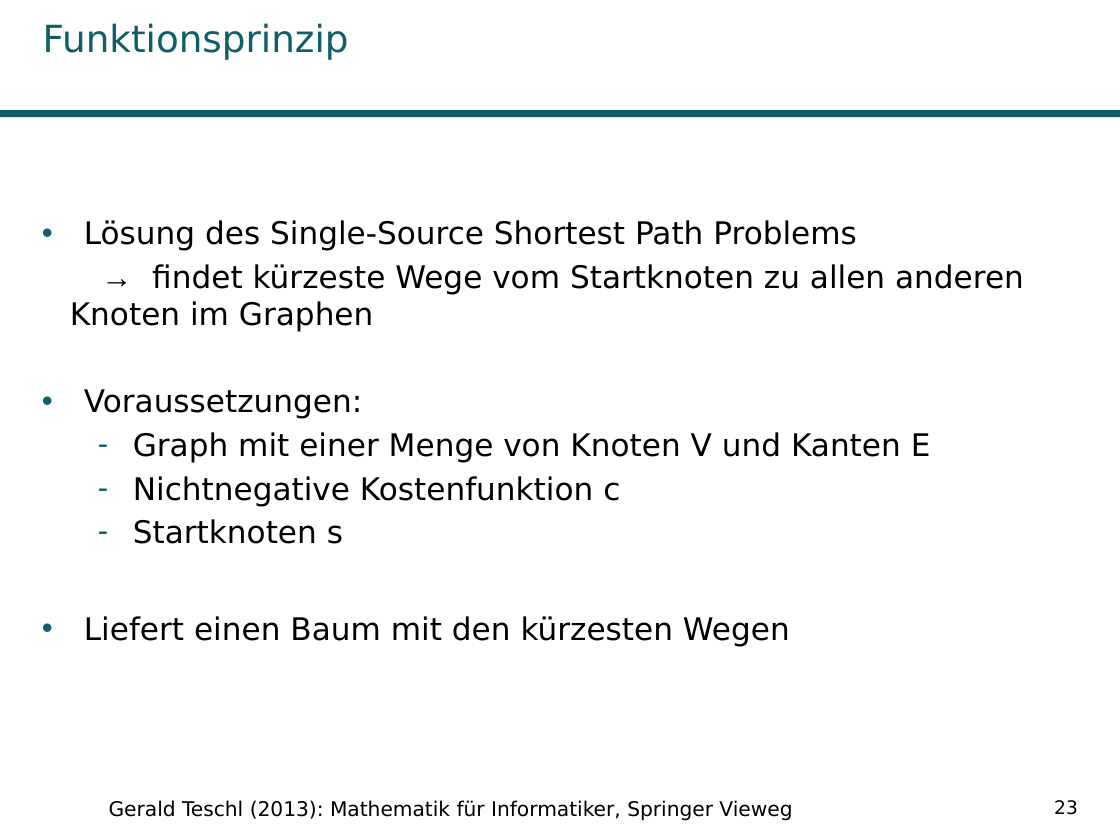
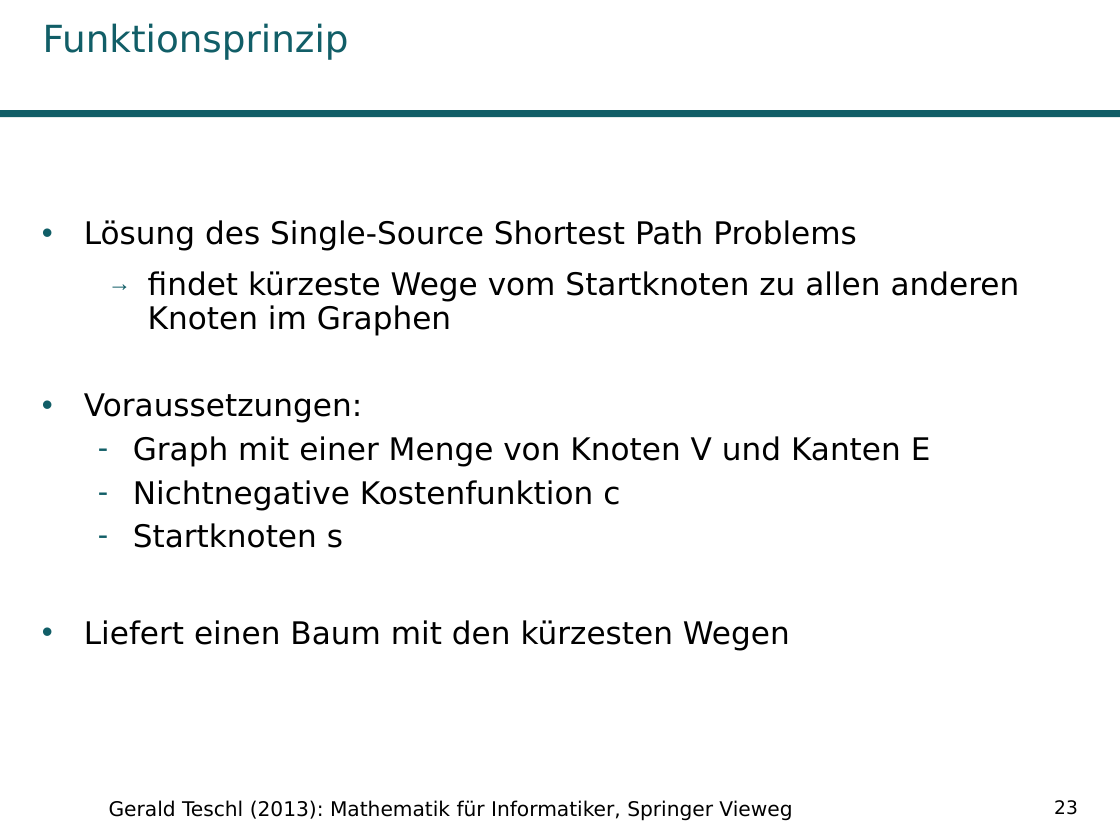
Before and after one commit to Kage0x3B/wissenschaftliches-arbeiten-praesentation, a slide deck: slide 23 of Präsentation Pfadplanungsalgorithmen.odp. Drawn at 1120x840 pixels with LibreOffice and Linux fonts; fonts in the diff are those of the drawing; background and template pictures are left out. Boxes give left, top, right and bottom in pixels: in the first picture for what was removed or moved away, otherwise in the second. Text is boxed around its words. In the diff, an @@ line names an element or a change of style, - is before the commit and + after.

```diff
--- a/Präsentation Pfadplanungsalgorithmen.odp
+++ b/Präsentation Pfadplanungsalgorithmen.odp
@@ text at (148,271,1020,335): text changed @@
-→ findet kürzeste Wege vom Startknoten zu allen anderen Knoten im Graphen
+  → findet kürzeste Wege vom Startknoten zu allen anderen Knoten im Graphen
```
Also in this commit, not shown: 12 other slides changed, 1 other file.
